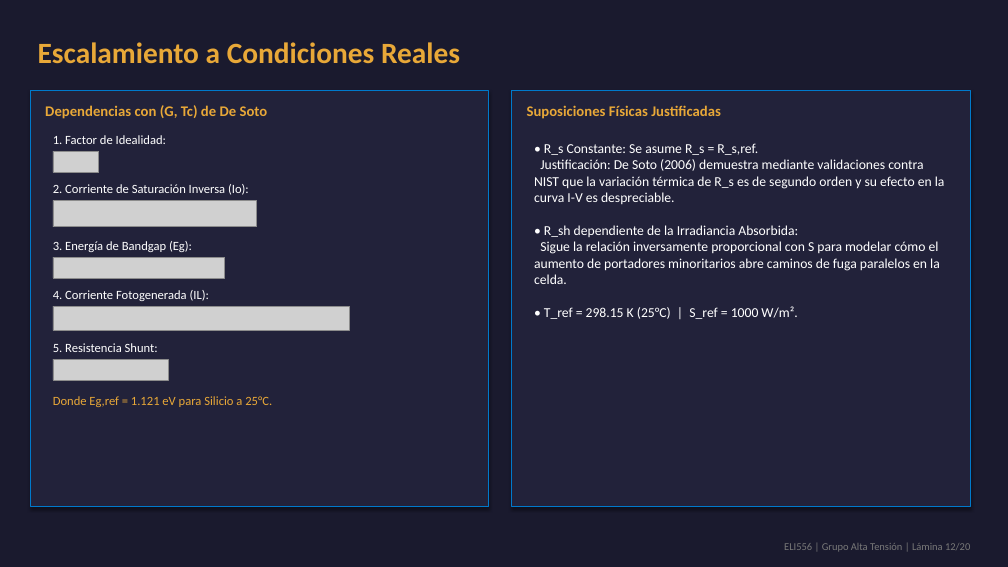
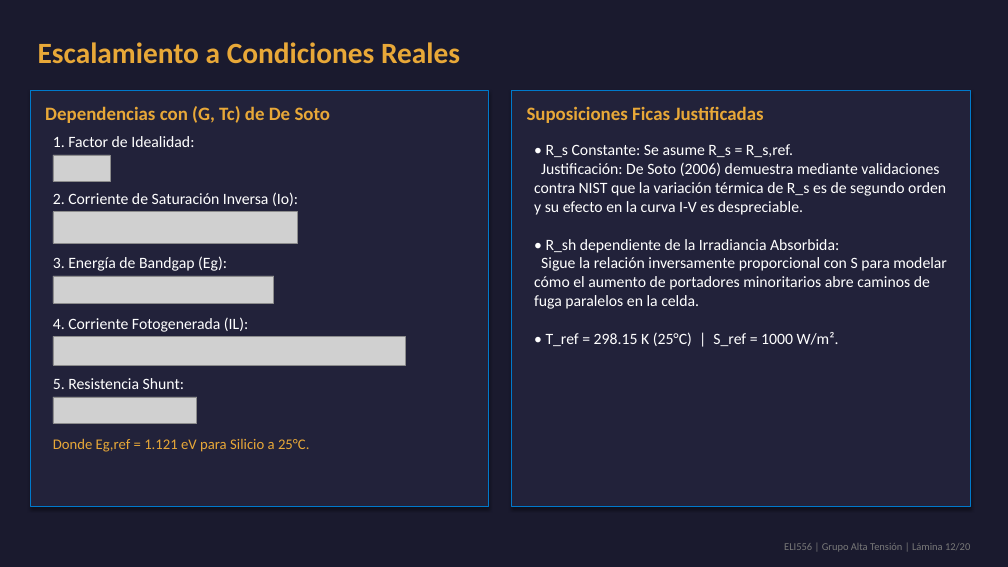
Before and after one commit to theChosen16/t2-paneles, a slide deck: slide 12 of output/Presentacion_Final_ELI556_Atacama.pptx. Drawn at 1008x567 pixels with LibreOffice and Linux fonts; fonts in the diff are those of the drawing; grey boxes stand for pictures. Boxes give left, top, right and bottom in pixels: in the first picture for what was removed or moved away, otherwise in the second. Text is boxed around its words. In the diff, an @@ line names an element or a change of style, - is before the commit and + after.

```diff
--- a/output/Presentacion_Final_ELI556_Atacama.pptx
+++ b/output/Presentacion_Final_ELI556_Atacama.pptx
@@ text "Dependencias con (G, Tc) de ..." at box(45, 106, 331, 123): size 14 to 18 pt @@
@@ text at box(527, 106, 763, 123): text changed; size 14 to 18 pt @@
-Suposiciones Físicas Justificadas
+Suposiciones Ficas Justificadas
@@ text "• R_s Constante: Se asume ..." at box(534, 144, 947, 346): size 13 to 15 pt @@
@@ picture: place and size @@
-picture at box(53, 151, 99, 172)
+picture at box(53, 155, 110, 181)
@@ text "2. Corriente de Saturación Inversa ...": place and size @@
-text "2. Corriente de Saturación Inversa ..." at box(53, 184, 249, 195)
+text "2. Corriente de Saturación Inversa ..." at box(53, 192, 298, 206)
@@ picture: place and size @@
-picture at box(53, 200, 256, 227)
+picture at box(53, 212, 297, 243)
@@ text "3. Energía de Bandgap (Eg):": place and size @@
-text "3. Energía de Bandgap (Eg):" at box(53, 241, 192, 252)
+text "3. Energía de Bandgap (Eg):" at box(53, 256, 227, 271)
@@ picture: place and size @@
-picture at box(53, 257, 225, 278)
+picture at box(53, 276, 274, 303)
@@ text "4. Corriente Fotogenerada (IL):": place and size @@
-text "4. Corriente Fotogenerada (IL):" at box(53, 290, 209, 301)
+text "4. Corriente Fotogenerada (IL):" at box(53, 317, 248, 332)
@@ picture: place and size @@
-picture at box(53, 306, 349, 330)
+picture at box(53, 337, 405, 365)
@@ size 12 to 15 pt in 5 elements at box(53, 136, 194, 147), box(53, 192, 298, 206), box(53, 256, 227, 271), box(53, 317, 248, 332), box(53, 378, 184, 389) @@
@@ text "5. Resistencia Shunt:": place and size @@
-text "5. Resistencia Shunt:" at box(53, 343, 158, 352)
+text "5. Resistencia Shunt:" at box(53, 378, 184, 389)
@@ picture: place and size @@
-picture at box(53, 359, 168, 380)
+picture at box(53, 397, 197, 423)
@@ text "Donde Eg,ref = 1.121 eV ...": place and size @@
-text "Donde Eg,ref = 1.121 eV ..." at box(53, 396, 272, 407)
+text "Donde Eg,ref = 1.121 eV ..." at box(53, 439, 309, 452)
@@ text "Donde Eg,ref = 1.121 eV ..." at box(53, 439, 309, 452): size 12 to 14 pt @@
```
Also in this commit, not shown: 16 other slides changed, 18 other files.
